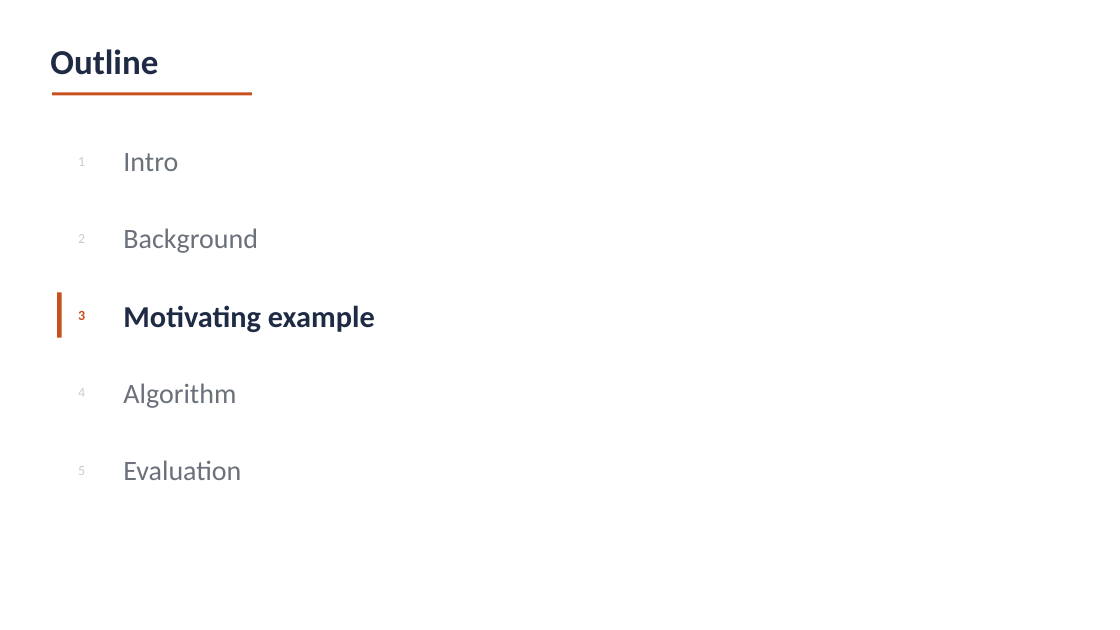
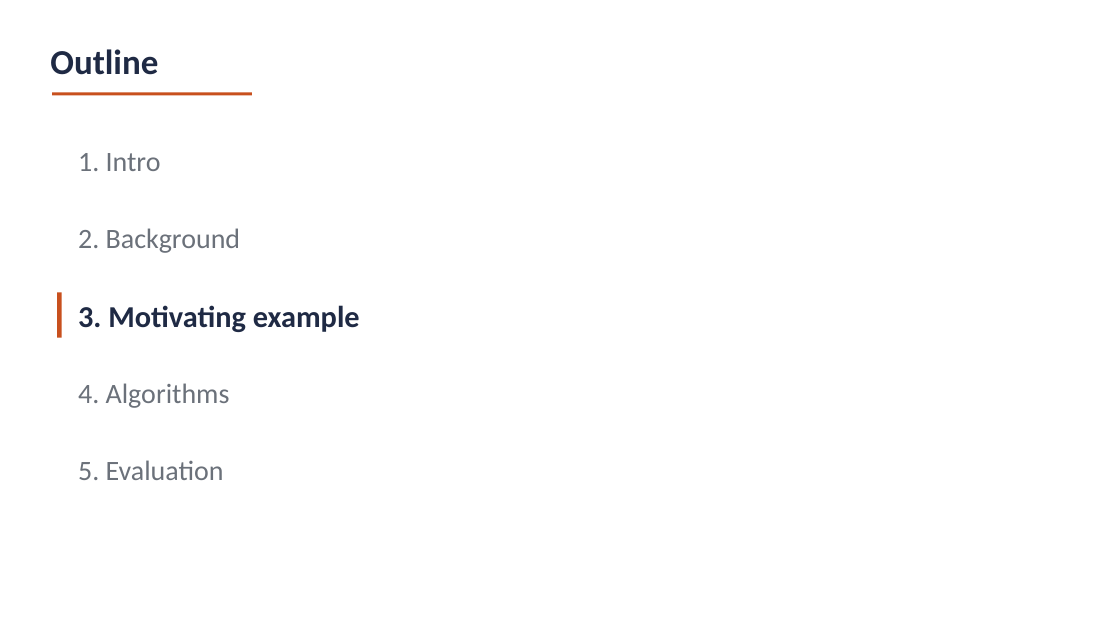
Before and after one commit to amarshah1/parallelcc-paper, a slide deck: slide 14 of slides/parallelcc-part1-version-2.pptx. Drawn at 1120x630 pixels with LibreOffice and Linux fonts; fonts in the diff are those of the drawing. Boxes give left, top, right and bottom in pixels: in the first picture for what was removed or moved away, otherwise in the second. Text is boxed around its words. In the diff, an @@ line names an element or a change of style, - is before the commit and + after.

```diff
--- a/slides/parallelcc-part1-version-2.pptx
+++ b/slides/parallelcc-part1-version-2.pptx
@@ text at [78,153,161,171]: text changed @@
-Intro
+1. Intro
@@ text removed at [78,157,85,166] @@
-1
@@ text at [78,228,241,253]: text changed @@
-Background
+2. Background
@@ text removed at [78,234,85,243] @@
-2
@@ text at [78,305,360,332]: text changed @@
-Motivating example
+3. Motivating example
@@ text removed at [78,311,85,320] @@
-3
@@ text at [78,383,230,408]: text changed @@
-Algorithm
+4. Algorithms
@@ text removed at [78,388,85,395] @@
-4
@@ text at [78,460,224,480]: text changed @@
-Evaluation
+5. Evaluation
@@ text removed at [78,466,85,475] @@
-5
```
Also in this commit, not shown: 6 other slides changed.
